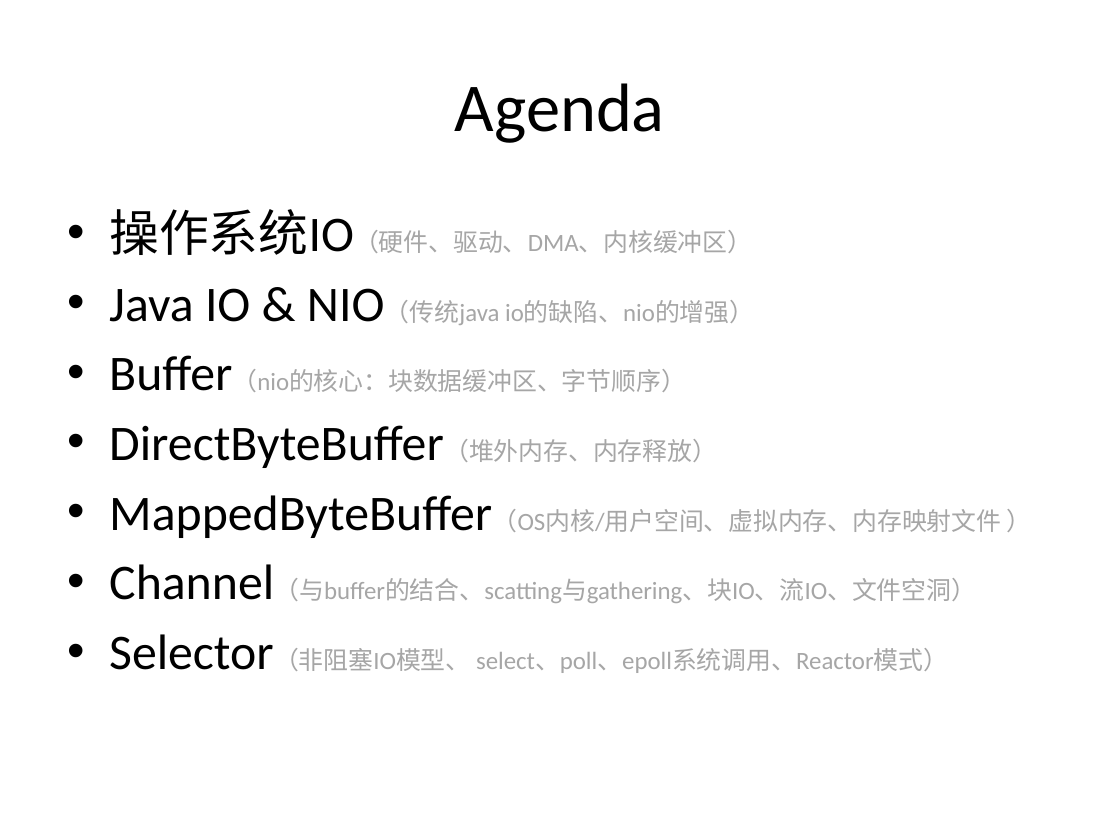
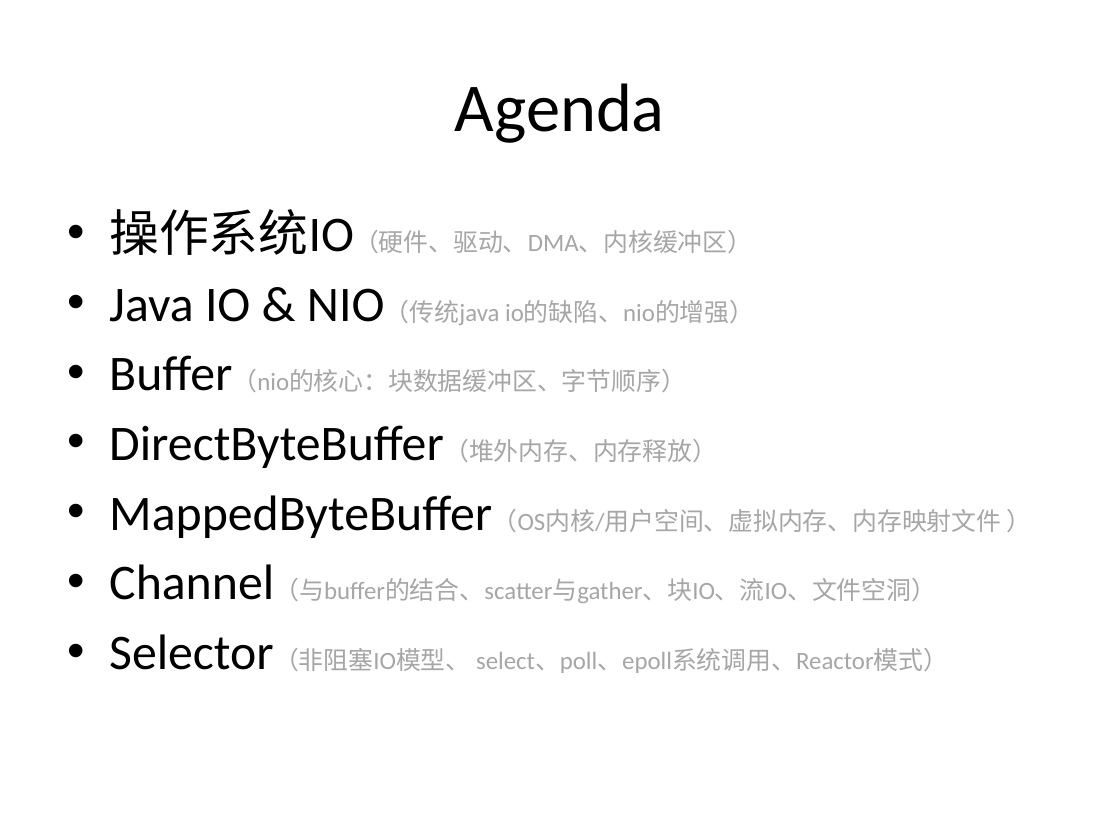
Before and after one commit to guhanjie/Knowledge-sharing, a slide deck: slide 2 of 扒一扒Java IO那些事儿.pptx. Drawn at 1120x840 pixels with LibreOffice and Linux fonts; fonts in the diff are those of the drawing. Boxes give left, top, right and bottom in pixels: in the first picture for what was removed or moved away, otherwise in the second. Text is boxed around its words. In the diff, an @@ line names an element or a change of style, - is before the commit and + after.

```diff
--- a/扒一扒Java IO那些事儿.pptx
+++ b/扒一扒Java IO那些事儿.pptx
@@ text at (109, 564, 936, 603): text changed @@
-• Channel（与buffer的结合、scatting与gathering、块IO、流IO、文件空洞）
+• Channel（与buffer的结合、scatter与gather、块IO、流IO、文件空洞）
```
Also in this commit, not shown: 2 other slides changed, 9 slides added.
